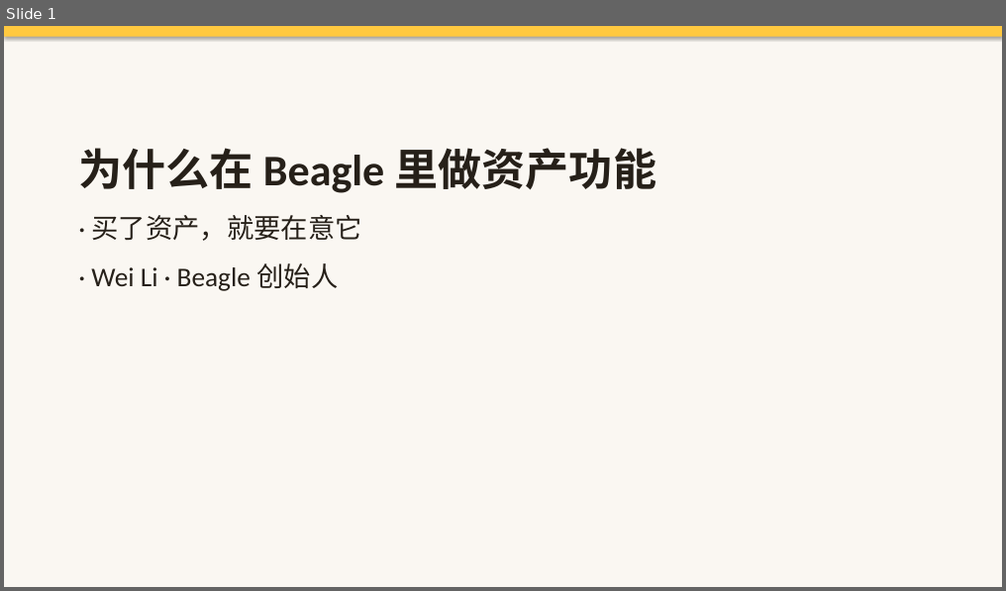
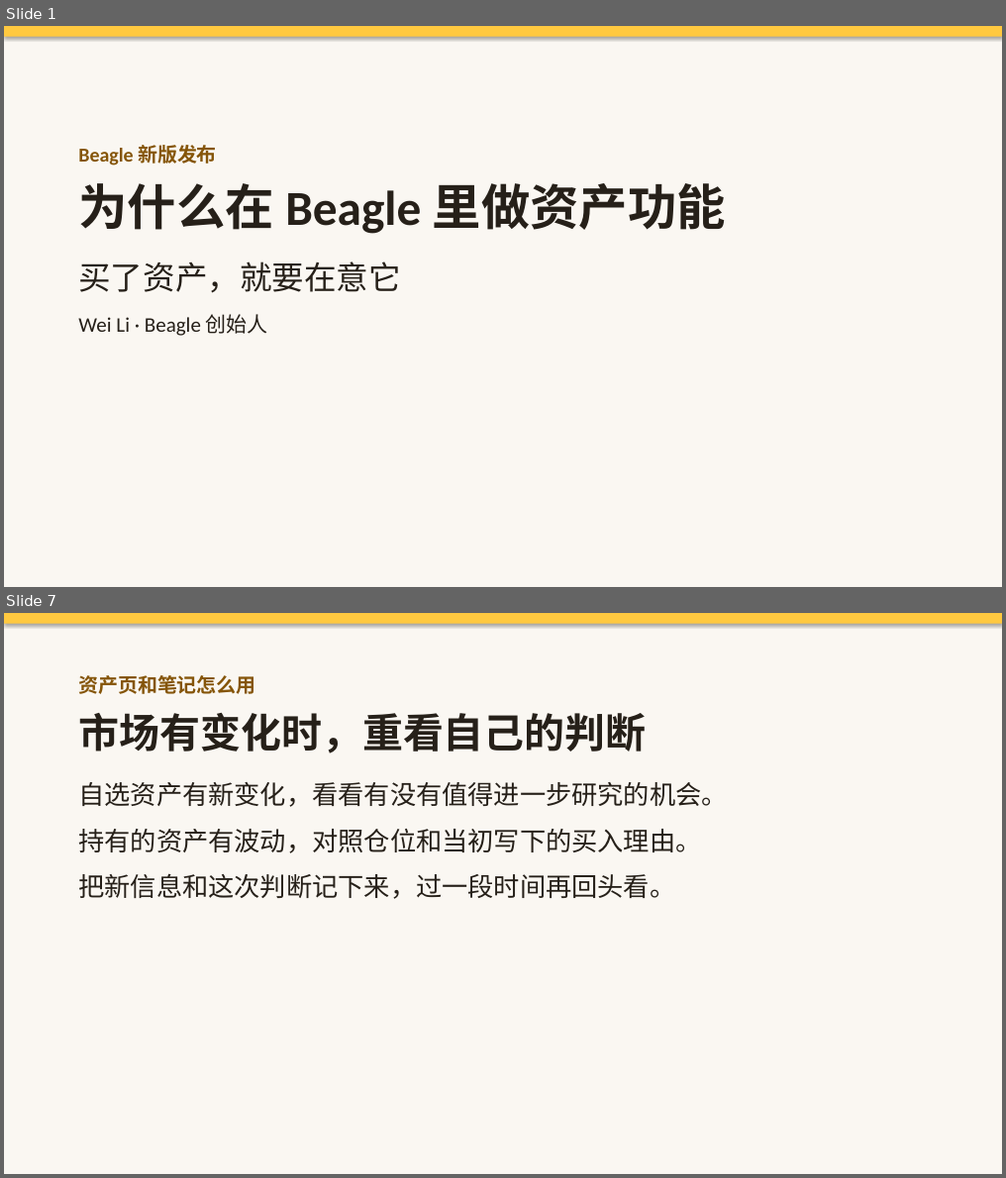
Before and after one commit to licodefun/beagle-voice-agent, a slide deck: decks/beagle-founder-take-deck.pptx. Shown one above the other, each under a label of ours: slide 1 before the commit, slides 1 and 7 after it; the slides between them are not shown. The pictures are 1006x591 and 1006x1178 pixels, drawn with LibreOffice and Linux fonts; fonts in the diff are those of the drawing. Boxes give left, top, right and bottom in pixels: in the first picture for what was removed or moved away, otherwise in the second. Text is boxed around its words. In the diff, an @@ line names an element or a change of style, - is before the commit and + after.

Commit message:
Replace founder deck with Wei's final version (Beagle new-version launch) and add his PDF export

```diff
--- a/decks/beagle-founder-take-deck.pptx
+++ b/decks/beagle-founder-take-deck.pptx
@@ slide 7 added at (4,613,1002,1174), background #FAF7F2 @@
@@ rectangle added at (4,613,1002,624), fill #FFC940 @@
@@ text added at (78,675,727,899), 25 pt, text #262019 @@
+资产页和笔记怎么用
+市场有变化时，重看自己的判断
+自选资产有新变化，看看有没有值得进一步研究的机会。
+持有的资产有波动，对照仓位和当初写下的买入理由。
+把新信息和这次判断记下来，过一段时间再回头看。
@@ slide 1 changed as well @@
@@ text at (78,145,217,166): paragraph added @@
+Beagle 新版发布
@@ text at (78,183,726,234): size 42 to 47 pt in "为什么在 Beagle 里做资产功能"; less space between paragraphs @@
@@ text at (78,262,400,336): text changed; size 26 to 20 pt @@
-· 买了资产，就要在意它
-· Wei Li · Beagle 创始人
+买了资产，就要在意它
+Wei Li · Beagle 创始人
```
Also in this commit, not shown: 10 other slides added, 11 slides removed, 1 other file.
